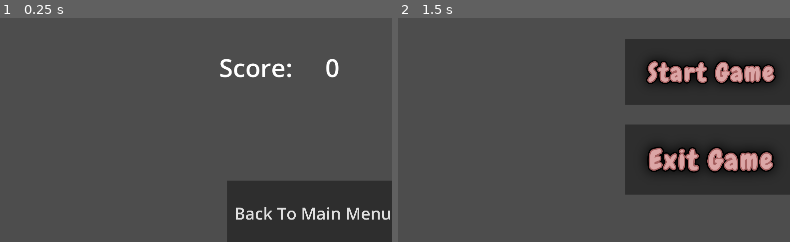
Above: before the commit, frames 1-2 (left to right).
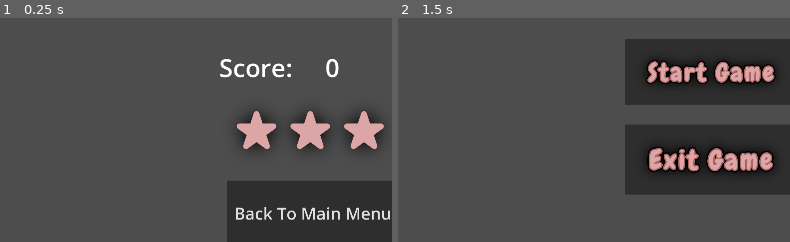
Above: after the commit, the same moments.

Repository: KFANullSense/TSE2025
Game: Godot game, scene res://Game Scenes/game_end.tscn
Two runs of this game, one before a commit and one after it. Both use one fixed random seed, a clock stepped at 60 frames per second and the inputs below. This scene is started directly instead of the project's main scene.
Inputs:
- Up to frame 1 (0.25 s): no input
- Up to frame 2 (1.5 s): tap Enter (start) at 0.5 s; tap Space (Interact-2) at 0.6 s; click "Back To Main Menu" at 1.25 s
The pictures show only the part of the screen within x 11-61%, y 39-89%; the shares and areas given below are measured in that part.

The runs differ from the first frame. In frame 1, 3.5% of the frame differs, in the area x 60-98%, y 41-59%; in frame 2, nothing differs.

Commit message:
added star values based on score

Diff:
--- a/Game Scenes/game_end.tscn
+++ b/Game Scenes/game_end.tscn
@@ -1,7 +1,8 @@
-[gd_scene load_steps=3 format=3 uid="uid://dof78qrp6wyfy"]
+[gd_scene load_steps=4 format=3 uid="uid://dof78qrp6wyfy"]
 
 [ext_resource type="Script" uid="uid://c8idx7m2233ke" path="res://Scripts/gameEndScene.gd" id="1_1hede"]
 [ext_resource type="Texture2D" uid="uid://cmicpun7cobex" path="res://UI Images/Main UI/KitchenCompleteText.png" id="1_n2m11"]
+[ext_resource type="Texture2D" uid="uid://b5l715ifx6kqe" path="res://UI Images/Stars/0 star.png" id="3_0kanl"]
 
 [node name="GameEnd" type="Node2D"]
 script = ExtResource("1_1hede")
@@ -62,4 +63,9 @@
 text = "0"
 vertical_alignment = 1
 
+[node name="StarSprites" type="Sprite2D" parent="CanvasLayer"]
+position = Vector2(957, 693)
+scale = Vector2(0.467532, 0.467532)
+texture = ExtResource("3_0kanl")
+
 [connection signal="pressed" from="CanvasLayer/Button" to="." method="mainMenu"]
--- a/Scripts/gameEndScene.gd
+++ b/Scripts/gameEndScene.gd
@@ -2,6 +2,24 @@
 
 func _ready() -> void:
 	get_node("CanvasLayer/Score").text = str(GameManager.currentScore)
+	updateStarSprite()
 
 func mainMenu():
 	GameManager.ReturnToMainMenu()
+
+func updateStarSprite():
+	var currentScore: int = GameManager.currentScore
+	var scoreThresholds: Array[int] = GameManager.loadedLevelValues.LEVEL_VALUES[GameManager.currentLevelIndex].starThresholds
+
+	var starTexture: Texture2D
+
+	if (currentScore >= scoreThresholds[2]):
+		starTexture = SpriteLoader.threeStarSprite
+	elif (currentScore >= scoreThresholds[1]):
+		starTexture = SpriteLoader.twoStarSprite
+	elif (currentScore >= scoreThresholds[0]):
+		starTexture = SpriteLoader.oneStarSprite
+	else:
+		starTexture = SpriteLoader.zeroStarSprite
+
+	get_node("CanvasLayer/StarSprites").texture = starTexture
--- a/Scripts/spriteLoader.gd
+++ b/Scripts/spriteLoader.gd
@@ -4,3 +4,8 @@
 var onionSprite: Texture2D = preload("res://UI Images/Food Items/Onion.png")
 var mushroomSprite: Texture2D = preload("res://UI Images/Food Items/Mushroom.png")
 var soupSprite: Texture2D = preload("res://UI Images/Food Items/SoupT.png")
+
+var zeroStarSprite: Texture2D = preload("res://UI Images/Stars/0 star.png")
+var oneStarSprite: Texture2D = preload("res://UI Images/Stars/1 star.png")
+var twoStarSprite: Texture2D = preload("res://UI Images/Stars/2 star.png")
+var threeStarSprite: Texture2D = preload("res://UI Images/Stars/3 star.png")
